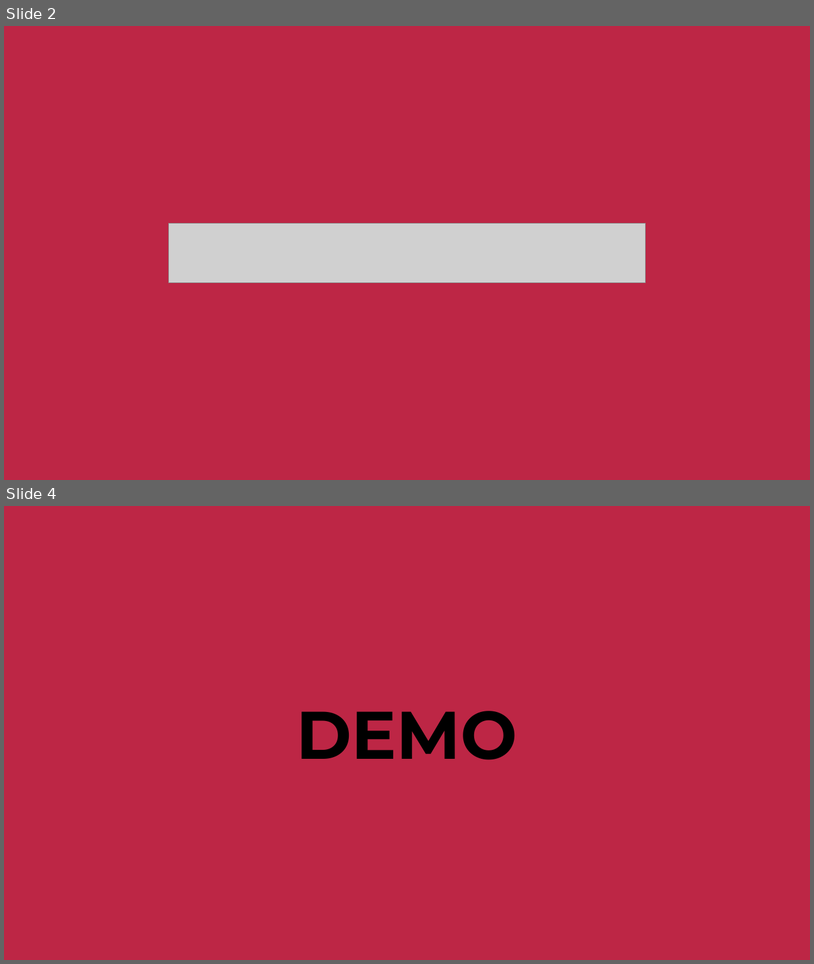
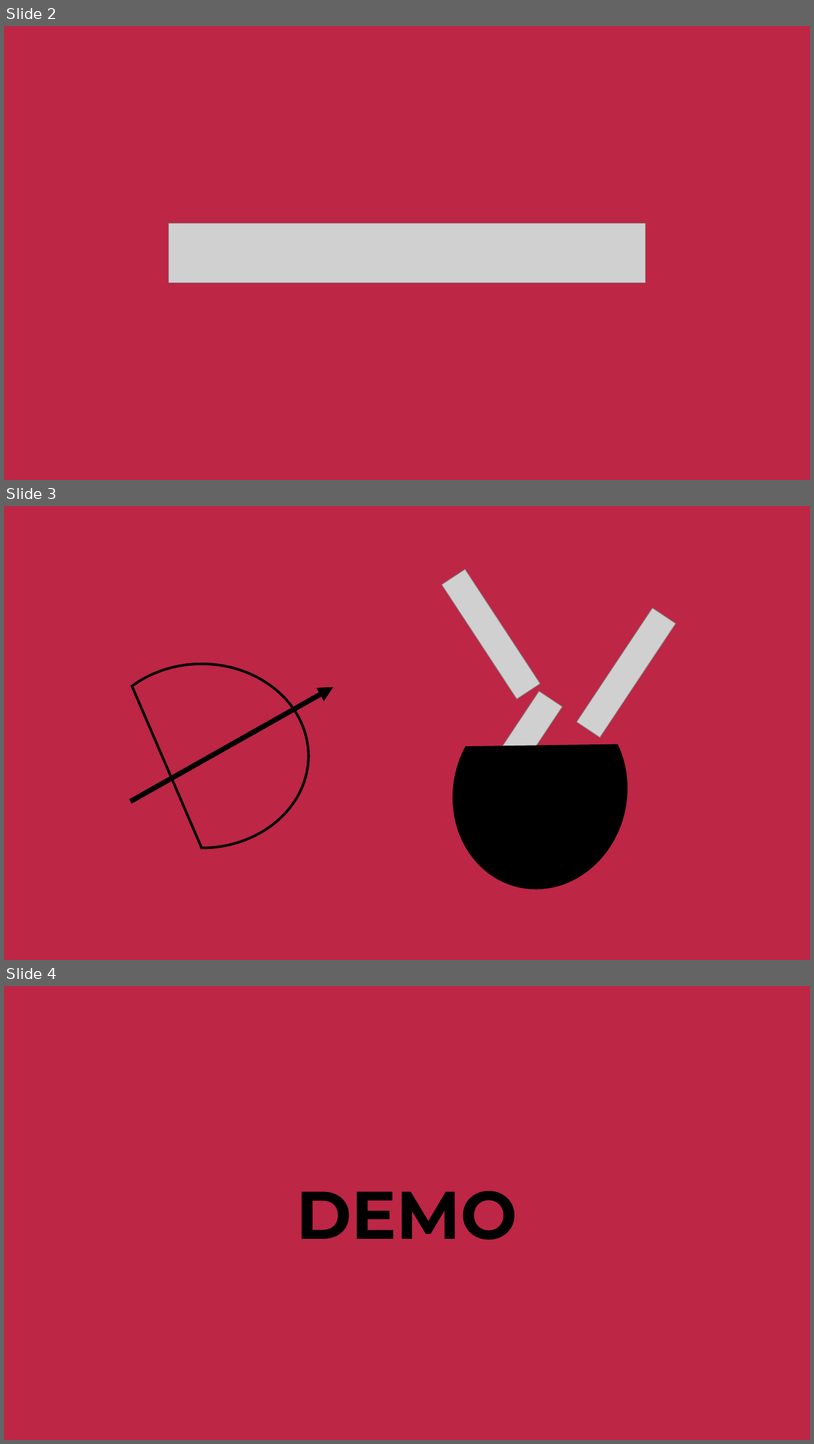
Before and after one commit to Buffalom/bernhackt2018-aldente, a slide deck: bernhackt_team_material/aldente_präsentation_bernmobil.pptx. Shown one above the other, each under a label of ours: slides 2 and 4 before the commit, slides 2, 3 and 4 after it; the slides between them are not shown. The pictures are 814x964 and 814x1444 pixels, drawn with LibreOffice and Linux fonts; fonts in the diff are those of the drawing; grey boxes stand for pictures. Boxes give left, top, right and bottom in pixels: in the first picture for what was removed or moved away, otherwise in the second. Text is boxed around its words. In the diff, an @@ line names an element or a change of style, - is before the commit and + after.

Commit message:
Presentation Final

```diff
--- a/bernhackt_team_material/aldente_präsentation_bernmobil.pptx
+++ b/bernhackt_team_material/aldente_präsentation_bernmobil.pptx
@@ slide 3 added at <box>4,506,810,960</box>, background #BD2645 @@
@@ group added at <box>434,570,676,906</box>: 3 pictures, 1 chord (boxed as its full ellipse) @@
@@ chord (boxed as its full ellipse) added at <box>95,664,308,848</box>, outline #000000 3 pt @@
@@ arrow added from (131, 801) to (333, 687), #000000 6 pt @@
```
Also in this commit, not shown: 1 slide changed, 1 slide removed, 2 other files.
